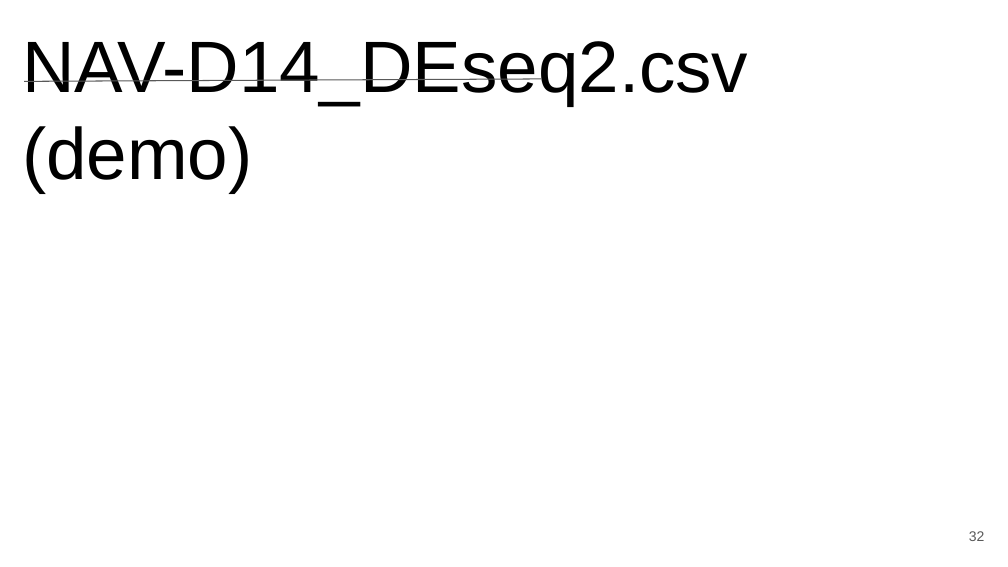
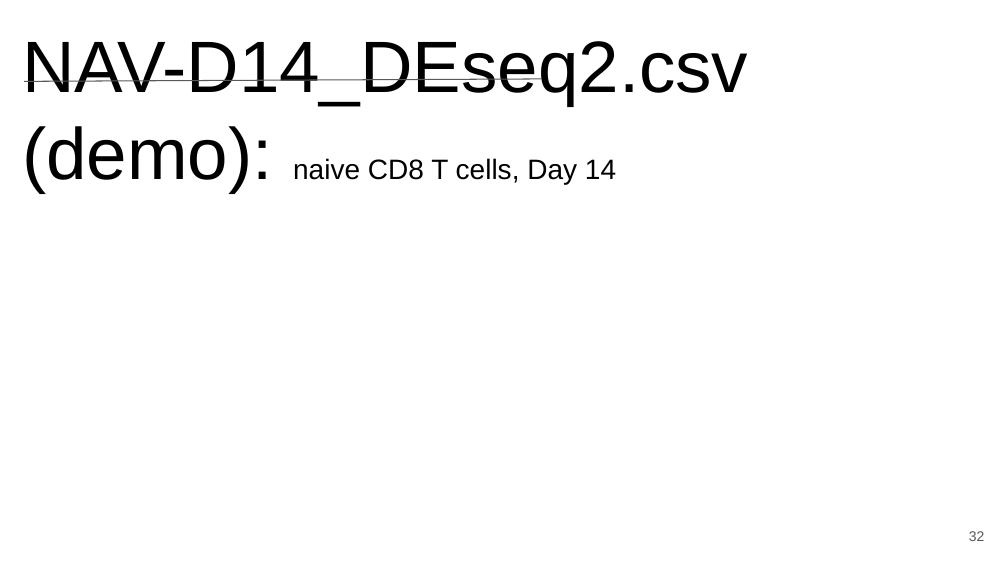
Before and after one commit to SuLab/Applied-Bioinformatics, a slide deck: slide 32 of Lectures/A4.a_R-DataAnalysis.pptx. Drawn at 1008x567 pixels with LibreOffice and Linux fonts; fonts in the diff are those of the drawing. Boxes give left, top, right and bottom in pixels: in the first picture for what was removed or moved away, otherwise in the second. Text is boxed around its words. In the diff, an @@ line names an element or a change of style, - is before the commit and + after.

```diff
--- a/Lectures/A4.a_R-DataAnalysis.pptx
+++ b/Lectures/A4.a_R-DataAnalysis.pptx
@@ title at box(22, 41, 748, 193): text changed @@
-NAV-D14_DEseq2.csv (demo)
+NAV-D14_DEseq2.csv (demo): naive CD8 T cells, Day 14
```
Also in this commit, not shown: 2 other slides changed.
